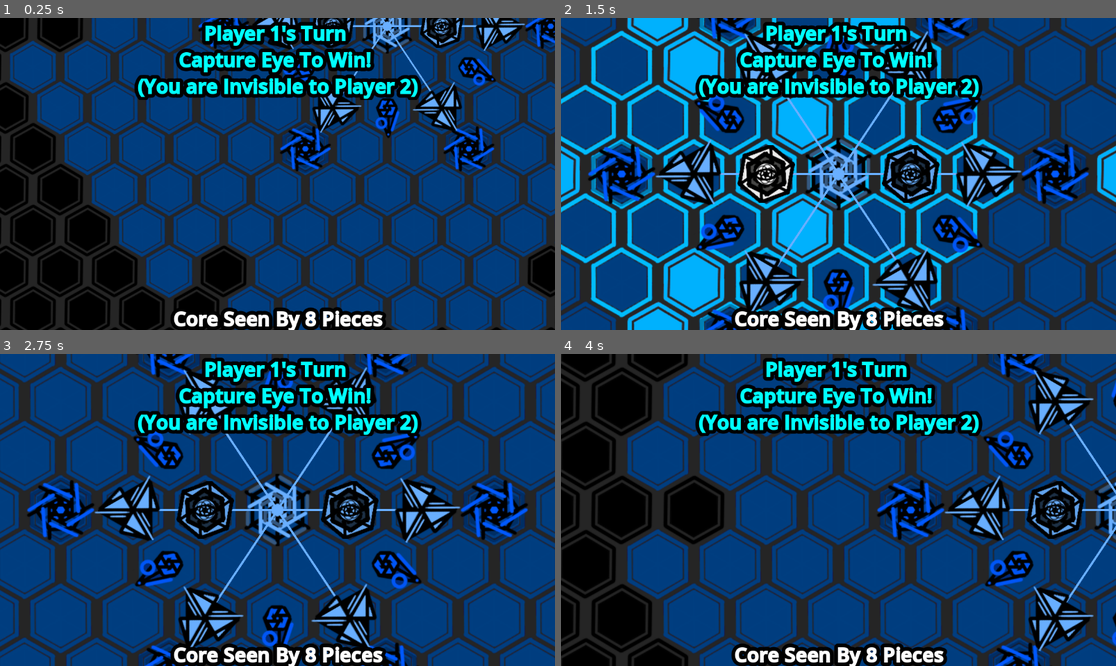
Above: before the commit, frames 1-4 (two rows, left to right).
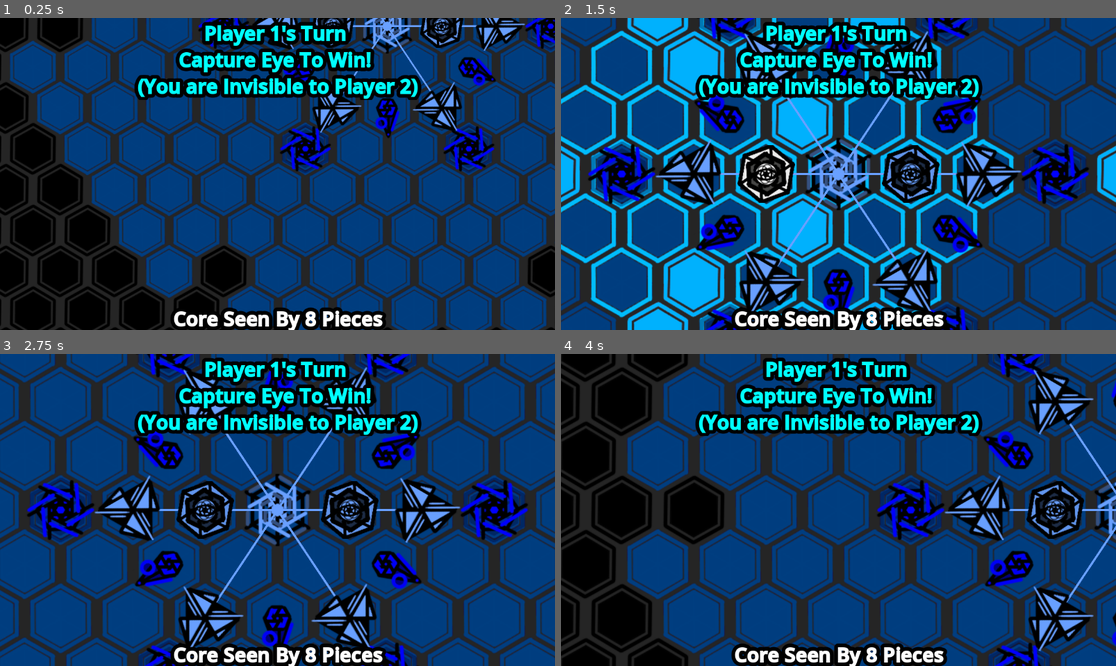
Above: after the commit, the same moments.

Repository: petesamerson/V-s-on
Game: Godot game, scene res://base_scene.tscn
Two runs of this game, one before a commit and one after it. Both use one fixed random seed, a clock stepped at 60 frames per second and the inputs below.
Inputs (mouse positions are in pixels of both pictures, inside the frame that each line leads up to):
- Up to frame 1 (0.25 s): no input
- Up to frame 2 (1.5 s): drag from (921, 64) to (1099, 64) at 0.52 s; tap Enter at 1.25 s; drag from (766, 174) to (910, 174) at 1.27 s
- Up to frame 3 (2.75 s): tap Space at 2 s; click (349, 510) at 2.17 s
- Up to frame 4 (4 s): tap Enter at 2.75 s; drag from (1054, 510) to (766, 510) at 2.77 s; tap Space at 3.5 s; drag from (622, 510) to (910, 510) at 3.52 s

The runs differ from the first frame. In frame 1, 1.3% of the frame differs, in the area x 35-100%, y 0-49%; in frame 2, 3.4%, in the area x 4-96%, y 0-100%; in frame 3, 3.4%; in frame 4, 1.6%.

Commit message:
cannot lose by accident

Diff:
--- a/CorePiece.gd
+++ b/CorePiece.gd
@@ -48,7 +48,8 @@
 		for move in raw_moves:
 			if board.cell_in_board(move) and move != cell:
 				if(!board.friendlyPieceExistsAtCell(owned_player,move)):
-					cur_moves.append(move)
+					if(calculate_move_core_power(move) != 0):
+						cur_moves.append(move)
 
 	for potential_move in cur_moves:
 		old_selected_tile_ids.append(board.get_cell_source_id(potential_move))
@@ -60,3 +61,14 @@
 	board.update_core_power()
 	board.deselect_all_pieces([self])
 	update_capture_on_board()
+
+
+func calculate_move_core_power(potential_move: Vector2i = get_cur_pos()):
+	#Pieces that can see Core
+	var see_count = 0
+	for p in board.player_pieces[(owned_player + 1)%2]:
+		if(!(p is CorePiece)):
+			if (p.cur_vision.has(potential_move)):
+				see_count += 1
+
+	return see_count
--- a/EyePiece.gd
+++ b/EyePiece.gd
@@ -35,12 +35,10 @@
 	cur_moves.clear()
 	old_selected_tile_ids.clear()
 	for direction in range(6):
-		var raw_moves = board.get_line_from_center(cell, direction, 6)
+		var raw_moves = board.get_line_from_center(cell, direction, 10)
 		for move in raw_moves:
-			if board.cell_in_board(move) and move != cell:
-				if(board.hasCellInVision(owned_player, move)):
-					if(!board.friendlyPieceExistsAtCell(owned_player,move)):
-						cur_moves.append(move)
+			if board.move_visible_and_unoccupied(move,cell,self):
+				cur_moves.append(move)
 
 	for potential_move in cur_moves:
 		old_selected_tile_ids.append(board.get_cell_source_id(potential_move))
--- a/HopPiece.gd
+++ b/HopPiece.gd
@@ -13,6 +13,7 @@
 	super.setup(inital_pos, b)
 
 	sprite.texture = preload("res://sprites/Hop1.png")
+	vision_range = 2
 
 
 func draw_vision_change():
@@ -58,9 +59,8 @@
 		for i in range(6):
 			var raw_moves = board.get_line_from_center(cell, i, 2)
 			var move = raw_moves[raw_moves.size() - 1]
-			if(board.cell_in_board(move)):
-				if(!board.friendlyPieceExistsAtCell(owned_player,move)):
-					cur_moves.append(raw_moves[raw_moves.size() - 1])
+			if board.move_visible_and_unoccupied(move,cell,self):
+				cur_moves.append(move)
 		for potential_move in cur_moves:
 			old_selected_tile_ids.append(board.get_cell_source_id(potential_move))
 			if(owned_player == 2):
--- a/TowerRotatePiece.gd
+++ b/TowerRotatePiece.gd
@@ -24,10 +24,28 @@
 
 var cur_direction = 5
 var cur_rotate: Array[Vector2i] = []
+var rotate_map: Dictionary = {
+	"pivot1": Vector2i(-1,0),
+	"pivot2": Vector2i(-1,0)
+}
 var old_selected_rotate_tile_ids: Array[int]= []
+var old_rotate_tile_ids: Dictionary = {
+	"pivot1": -1,
+	"pivot2": -1
+}
 
 func update_sprite_rotation():
 	sprite.rotation_degrees = (cur_direction + 1)*60 - 30
+
+func clear_rotate_maps():
+	rotate_map= {
+		"pivot1": Vector2i(-1,0),
+		"pivot2": Vector2i(-1,0)
+	}
+	old_rotate_tile_ids= {
+		"pivot1": -1,
+		"pivot2": -1
+	}
 
 func draw_vision_change():
 	var cur_pos = board.local_to_map(position)
@@ -52,6 +70,15 @@
 	if(selected):
 		select_piece()
 
+func get_potential_vision(new_pos: Vector2i, direction: int = cur_direction) -> Array[Vector2i]:
+	var cur_pos = board.local_to_map(position)
+	var raw_vision = board.get_triangle_tiles_from_center(new_pos, 5, direction)
+	var new_vision: Array[Vector2i] = []
+
+	for cell in raw_vision:
+		if(board.cell_in_board(cell)):
+			new_vision.append(cell)
+	return new_vision
 
 #use to reselect
 func select_piece():
@@ -72,11 +99,12 @@
 	cur_rotate = []
 	old_selected_tile_ids = []
 	old_selected_rotate_tile_ids = []
+	clear_rotate_maps()
 	if(selected):
 		selected = false
 		update_piece_color()
 		board.deselect_all_pieces([self])
-		board.update_cur_rotate_board()
+		board.update_rotate_map_board()
 	else:
 		update_cur_rotate()
 		highlight_vision_range()
@@ -107,15 +135,9 @@
 	for i in range(first_axis.size()):
 		if(i%2 == 0):
 			var connect_line = board.hex_line(first_axis[i], second_axis[i])
-
-			# if(i == 2):
-			# 	for hex in connect_line:
-			# 		board.set_cell(hex, Tiles.DARK_GREY, Vector2i(0,0))
 			var potential_new_move = connect_line[(connect_line.size())/2]
-			if(board.cell_in_board(potential_new_move) && cell != potential_new_move):
-				if(board.hasCellInVision(owned_player, potential_new_move)):
-					if(!board.friendlyPieceExistsAtCell(owned_player,potential_new_move)):
-						cur_moves.append(potential_new_move)
+			if(board.move_visible_and_unoccupied(potential_new_move, cell, self)):
+				cur_moves.append(potential_new_move)
 
 	first_axis = board.get_line_from_center(cell, cur_direction, 10)
 	var second_direction = cur_direction
@@ -129,7 +151,9 @@
 		var connect_line = board.hex_line(first_axis[2], second_axis[2])
 		var potential_new_move = connect_line[(connect_line.size())/2]
 		if(board.cell_in_board(potential_new_move)):
-			cur_rotate.append(potential_new_move)
+			if !board.does_rotate_unpower_core(self, true):
+				# cur_rotate.append(potential_new_move)
+				rotate_map["pivot1"] = potential_new_move
 
 		first_axis = board.get_line_from_center(cell, (cur_direction + 1) % 6, 10)
 		second_axis = board.get_line_from_center(cell, (cur_direction + 2) % 6, 10)
@@ -137,13 +161,18 @@
 			connect_line = board.hex_line(first_axis[2], second_axis[2])
 			potential_new_move = connect_line[(connect_line.size())/2]
 			if(board.cell_in_board(potential_new_move)):
-				cur_rotate.append(potential_new_move)
+				if !board.does_rotate_unpower_core(self, false):
+					# cur_rotate.append(potential_new_move)
+					rotate_map["pivot2"] = potential_new_move
 	draw_vision_change()
-	for potential_rotate in cur_rotate:
-		old_selected_rotate_tile_ids.append(board.get_cell_source_id(potential_rotate))
-		board.set_cell(potential_rotate, Tiles.SNOW_FLAKE, Vector2i(0,0))
-
-	board.update_cur_rotate_board(cur_rotate)
+	# for potential_rotate in cur_rotate:
+	# 	old_selected_rotate_tile_ids.append(board.get_cell_source_id(potential_rotate))
+	# 	board.set_cell(potential_rotate, Tiles.SNOW_FLAKE, Vector2i(0,0))
+	for key in rotate_map.keys():
+		old_rotate_tile_ids[key] = board.get_cell_source_id(rotate_map[key])
+		board.set_cell(rotate_map[key], Tiles.SNOW_FLAKE, Vector2i(0,0))
+
+	board.update_rotate_map_board(rotate_map)
 
 
 func handle_move_input_event(event: InputEvent):
@@ -152,10 +181,11 @@
 		var local_mouse = board.to_local(global_mouse)
 		var cell = board.local_to_map(local_mouse)
 		var found = false
-		for i in range(cur_rotate.size()):
-			if(cell == cur_rotate[i]):
+
+		for key in rotate_map.keys():
+			if(cell == rotate_map[key]):
 				found = true
-				if(i == 0):
+				if(key == "pivot1"):
 					if cur_direction == 0:
 						cur_direction = 5
 					else:
@@ -163,22 +193,39 @@
 				else:
 					cur_direction = (cur_direction + 1) % 6
 				sprite.rotation_degrees = (cur_direction + 1)*60 - 30
+
+		# for i in range(cur_rotate.size()):
+		# 	if(cell == cur_rotate[i]):
+		# 		found = true
+		# 		if(i == 0):
+		# 			if cur_direction == 0:
+		# 				cur_direction = 5
+		# 			else:
+		# 				cur_direction = cur_direction - 1
+		# 		else:
+		# 			cur_direction = (cur_direction + 1) % 6
+		# 		sprite.rotation_degrees = (cur_direction + 1)*60 - 30
 		if found:
 			for i in range(cur_moves.size()):
 				var old_move = cur_moves[i]
 				board.set_cell(old_move, old_selected_tile_ids[i], Vector2i(0,0))
-			for i in range(cur_rotate.size()):
-				var old_move = cur_rotate[i]
-				board.set_cell(old_move, old_selected_rotate_tile_ids[i], Vector2i(0,0))
+			# for i in range(cur_rotate.size()):
+			for key in rotate_map.keys():
+				var old_move = rotate_map[key]#cur_rotate[i]
+				board.set_cell(old_move, old_rotate_tile_ids[key], Vector2i(0,0))
 			old_selected_tile_ids = []
 			old_selected_rotate_tile_ids = []
 			cur_moves = []
 			cur_rotate = []
 			draw_vision_change()
 		else:
-			for i in range(cur_rotate.size()):
-				var old_move = cur_rotate[i]
-				board.set_cell(old_move, old_selected_rotate_tile_ids[i], Vector2i(0,0))
+			# for i in range(cur_rotate.size()):
+			# 	var old_move = cur_rotate[i]
+			# 	board.set_cell(old_move, old_selected_rotate_tile_ids[i], Vector2i(0,0))
+			for key in rotate_map.keys():
+				var old_move = rotate_map[key]#cur_rotate[i]
+				board.set_cell(old_move, old_rotate_tile_ids[key], Vector2i(0,0))
+			clear_rotate_maps()
 			cur_rotate = []
 			old_selected_rotate_tile_ids = []
 			super.handle_move_input_event(event)
--- a/TriangleEvenPiece.gd
+++ b/TriangleEvenPiece.gd
@@ -33,10 +33,8 @@
 		for i in range(3):
 			var raw_moves = board.get_line_from_center(cell, 1 + i*2, 6)
 			for move in raw_moves:
-				if(board.cell_in_board(move) and move != cell):
-					if(!board.friendlyPieceExistsAtCell(owned_player,move)):
-						if(board.hasCellInVision(owned_player, move)):
-							cur_moves.append(move)
+				if board.move_visible_and_unoccupied(move,cell,self):
+					cur_moves.append(move)
 		for potential_move in cur_moves:
 			old_selected_tile_ids.append(board.get_cell_source_id(potential_move))
 			if(owned_player == 2):
--- a/TriangleOddPiece.gd
+++ b/TriangleOddPiece.gd
@@ -36,10 +36,8 @@
 	for direction in range(3):
 		var raw_moves = board.get_line_from_center(cell, direction * 2, 6)
 		for move in raw_moves:
-			if board.cell_in_board(move) and move != cell:
-				if(board.hasCellInVision(owned_player, move)):
-					if(!board.friendlyPieceExistsAtCell(owned_player,move)):
-						cur_moves.append(move)
+			if board.move_visible_and_unoccupied(move,cell,self):
+				cur_moves.append(move)
 
 	for potential_move in cur_moves:
 		old_selected_tile_ids.append(board.get_cell_source_id(potential_move))
--- a/board.gd
+++ b/board.gd
@@ -364,14 +364,57 @@
 			return true
 	return false
 
+func get_current_core() -> CorePiece:
+	var current_core: CorePiece = null
+	for c in player_pieces[current_player-1]:
+		if(c is CorePiece and c.owned_player == current_player):
+			current_core = c
+	return current_core
+
+func does_move_unpower_core(moved_piece: Piece, new_move: Vector2i) -> bool:
+	var core = get_current_core()
+	if(moved_piece.cur_vision.has(core.get_cur_pos())):
+		if(core.power_count == 1):
+			if(!moved_piece.get_potential_vision(new_move).has(core.get_cur_pos())):
+				return true
+	return false
+
+func does_rotate_unpower_core(piece: TowerRotatePiece, first_rotate: bool) -> bool:
+	var core = get_current_core()
+	var new_direction = piece.cur_direction
+	if(first_rotate):
+		if new_direction == 0:
+			new_direction = 5
+		else:
+			new_direction = new_direction - 1
+	else:
+		new_direction = (new_direction + 1) % 6
+
+	if(piece.cur_vision.has(core.get_cur_pos())):
+		if(core.power_count == 1):
+			if(!piece.get_potential_vision(piece.get_cur_pos(), new_direction).has(core.get_cur_pos())):
+				return true
+	return false
+
+
+func move_visible_and_unoccupied(
+	move: Vector2i,
+	currentCell: Vector2i,
+	piece: Piece
+) -> bool:
+	if(cell_in_board(move) && move != currentCell):
+		if(hasCellInVision(current_player, move)):
+			if(!friendlyPieceExistsAtCell(current_player,move)):
+				if(!does_move_unpower_core(piece, move)):
+					return true
+	return false
+
+
 func update_core_power():
 	for child in get_children():
 		if child is Line2D:
 			child.queue_free()
-	var current_core: CorePiece = null
-	for c in player_pieces[current_player-1]:
-		if(c is CorePiece and c.owned_player == current_player):
-			current_core = c
+	var current_core: = get_current_core()
 
 	if current_core == null:
 		return
@@ -408,18 +451,20 @@
 
 var rotate_sprites: Node2D
 
-func update_cur_rotate_board(cur_rotate: Array[Vector2i] = []):
+func update_rotate_map_board(rotate_map: Dictionary = {}):
 	for child in rotate_sprites.get_children():
 		child.queue_free()
-	for rotate_cell in cur_rotate:
-		var source_id := get_cell_source_id(rotate_cell)
-		var source := tile_set.get_source(source_id) as TileSetAtlasSource
-		var sprite := Sprite2D.new()
-		sprite.texture = source.get_texture()
-		var world_position := map_to_local(rotate_cell)
-		sprite.position = world_position
-		# add_child(sprite)
-		rotate_sprites.add_child(sprite)
+	if(rotate_map.size() != 0):
+		for key in rotate_map.keys():
+			var rotate_cell = rotate_map[key]
+			var source_id := get_cell_source_id(rotate_cell)
+			var source := tile_set.get_source(source_id) as TileSetAtlasSource
+			var sprite := Sprite2D.new()
+			sprite.texture = source.get_texture()
+			var world_position := map_to_local(rotate_cell)
+			sprite.position = world_position
+			# add_child(sprite)
+			rotate_sprites.add_child(sprite)
 
 
 
@@ -446,7 +491,7 @@
 	print("clear")
 	for c in board_tiles:
 		set_cell(c, Tiles.BLACK, Vector2i(0,0))
-	update_cur_rotate_board()
+	update_rotate_map_board()
 
 
 func deselect_all_pieces(excluded_pieces: Array[Piece] = []):
--- a/colors.gd
+++ b/colors.gd
@@ -1,5 +1,5 @@
 
-const PLAYER_BLUE = Color("#0059ff")
-const PLAYER_BLUE_POWER =  Color("#69afff")
-const PLAYER_RED = Color("#ff1313")
-const PLAYER_RED_POWER = Color("#ff9494")
+const PLAYER_BLUE = Color("#0000ff")
+const PLAYER_BLUE_POWER =  Color("#69a0ff")
+const PLAYER_RED = Color("#ff0000")
+const PLAYER_RED_POWER = Color("#ff7474")
--- a/piece.gd
+++ b/piece.gd
@@ -80,6 +80,16 @@
 			board.set_cell(cell,Tiles.DARK_RED, Vector2i(0,0))
 		else:
 			board.set_cell(cell,Tiles.DARK_BLUE, Vector2i(0,0))
+
+func get_potential_vision(new_pos: Vector2i) -> Array[Vector2i]:
+	var cur_pos = board.local_to_map(position)
+	var raw_vision = board.get_hexagon_tiles(new_pos, vision_range)
+	var new_vision: Array[Vector2i] = []
+
+	for cell in raw_vision:
+		if(board.cell_in_board(cell)):
+			new_vision.append(cell)
+	return new_vision
 
 func end_turn():
 	board.end_turn(self)
@@ -132,10 +142,8 @@
 		for i in range(6):
 			var raw_moves = board.get_line_from_center(cell, i, 6)
 			for move in raw_moves:
-				if(board.cell_in_board(move) && move != cell):
-					if(board.hasCellInVision(owned_player, cell)):
-						if(!board.friendlyPieceExistsAtCell(owned_player,cell)):
-							cur_moves.append(move)
+				if(board.move_visible_and_unoccupied(move, cell, self)):
+					cur_moves.append(move)
 		for potential_move in cur_moves:
 			old_selected_tile_ids.append(board.get_cell_source_id(potential_move))
 			if(owned_player == 2):
@@ -151,7 +159,6 @@
 func update_capture_on_board():
 	for move in cur_moves:
 		var enemy_player = 2 if owned_player == 1 else 1
-		print("reached move" )
 		if(board.get_enemy_piece_at_cell(move, enemy_player) != null):
 			board.set_take_piece_sprite(move)
 
